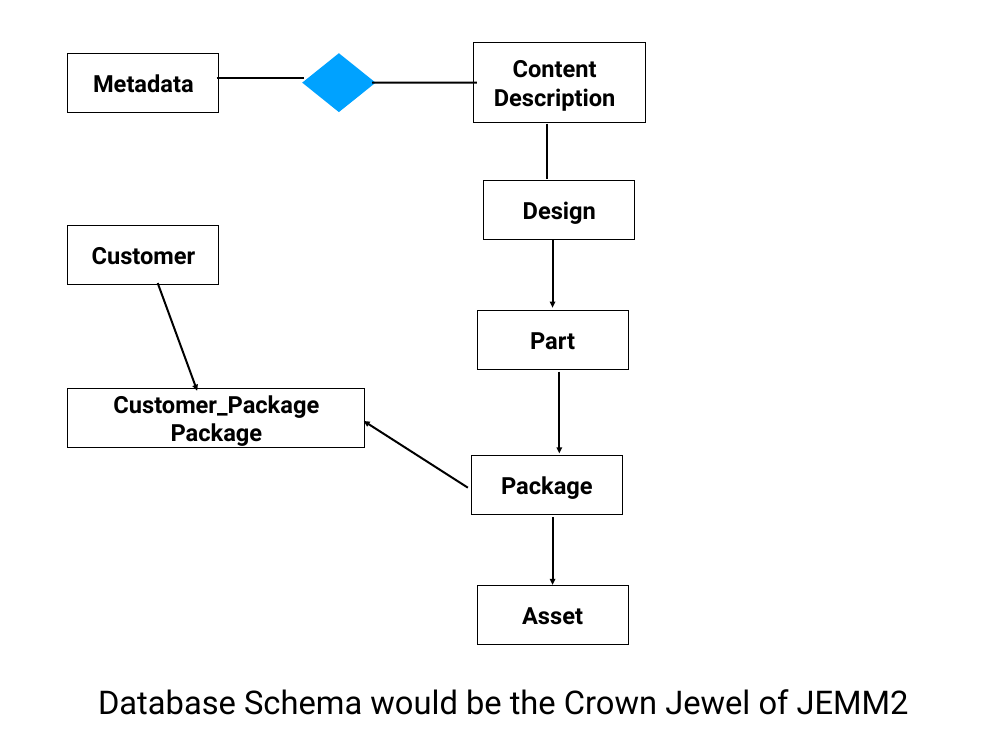
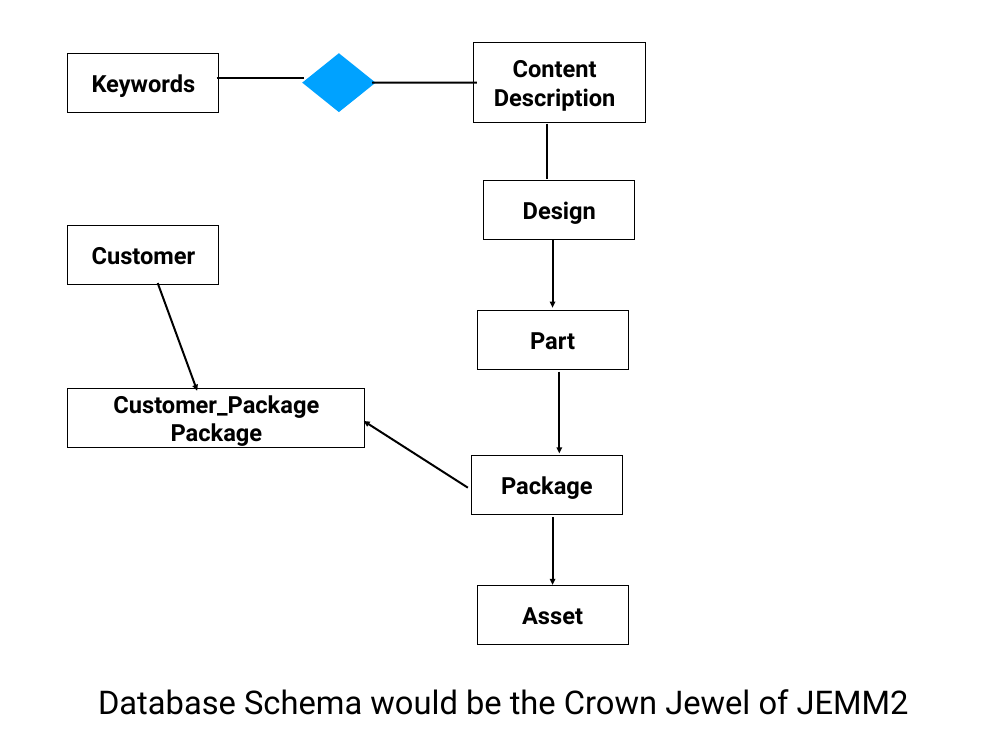
Before and after one commit to wshromoff/SOL, a slide deck: slide 12 of Files/Metadata_Groupings/Tables.pptx. Drawn at 1008x756 pixels with LibreOffice and Linux fonts; fonts in the diff are those of the drawing. Boxes give left, top, right and bottom in pixels: in the first picture for what was removed or moved away, otherwise in the second. Text is boxed around its words. In the diff, an @@ line names an element or a change of style, - is before the commit and + after.

```diff
--- a/Files/Metadata_Groupings/Tables.pptx
+++ b/Files/Metadata_Groupings/Tables.pptx
@@ text at (92,74,196,97): text changed @@
-Metadata
+Keywords
```
Also in this commit, not shown: 1 other slide changed.
